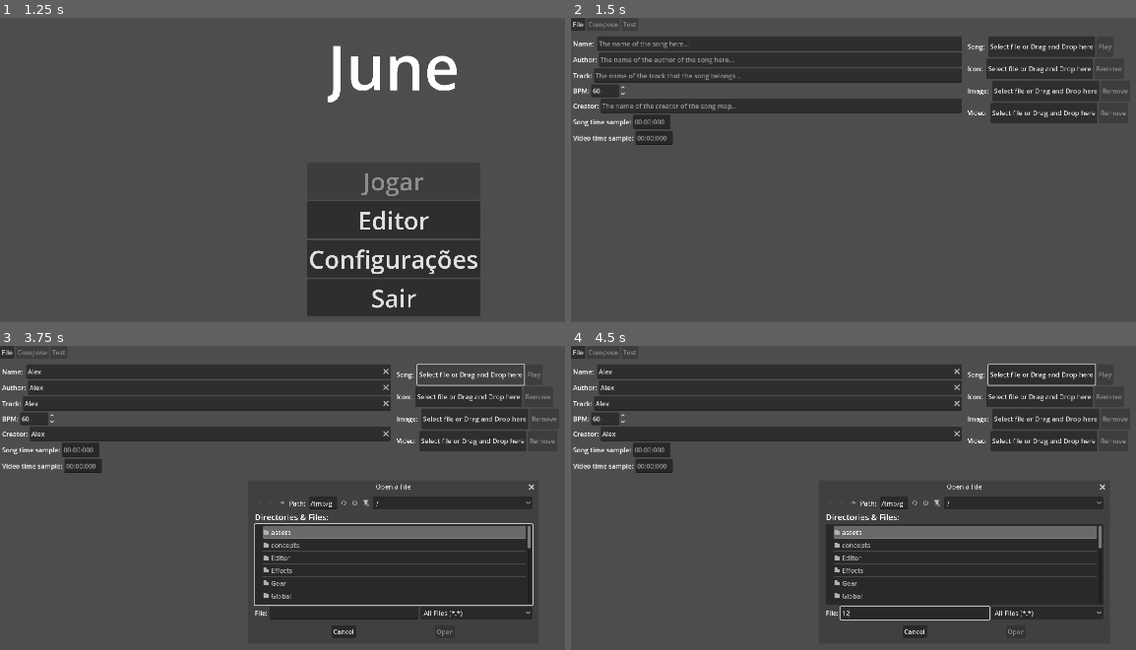
Above: before the commit, frames 1-4 (two rows, left to right).
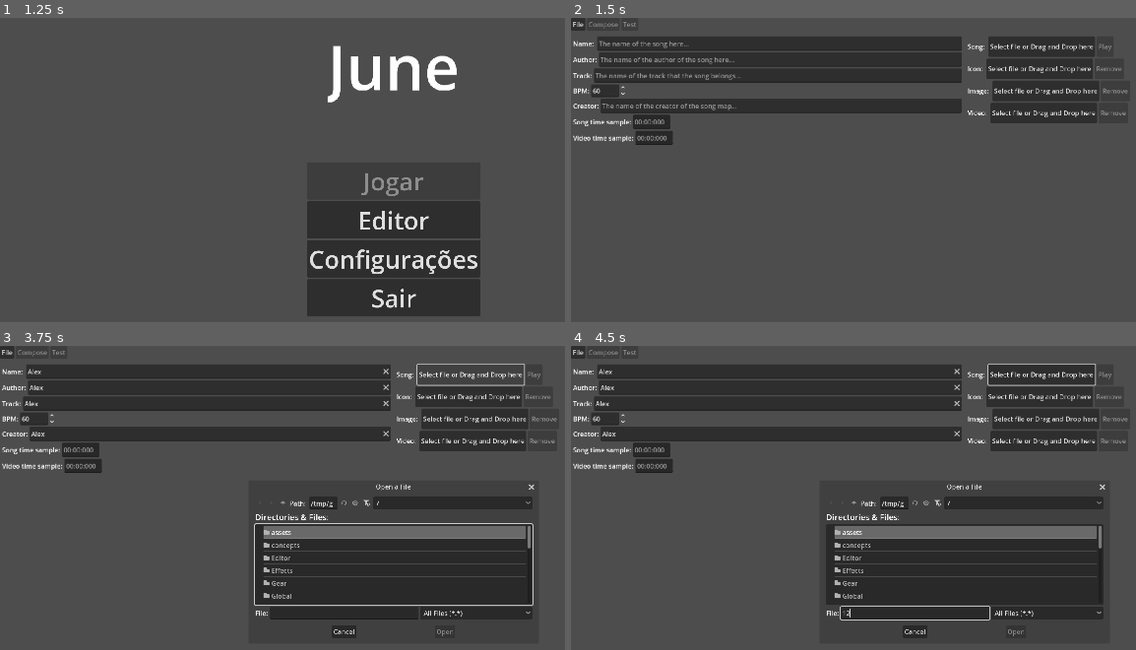
Above: after the commit, the same moments.

Repository: NothermanVEVO/June
Game: Godot game, scene res://Screens/StartScreen.tscn
Same seed, same stepped clock (60 frames per second), same inputs: the game is played once before the commit and once after it.
Inputs (mouse positions are in pixels of both pictures, inside the frame that each line leads up to):
- Up to frame 1 (1.25 s): tap Enter (ui_accept) at 0.5, 0.77 s; move the mouse to (outside the picture) at 0.52 s; hold Right (ui_right) from 0.53 s (still down); hold 1 (Decrease Speed) from 0.53 s (still down); tap 2 (Increase Speed) at 0.8 s
- Up to frame 2 (1.5 s): release Right (ui_right) at 1.25 s; release 1 (Decrease Speed) at 1.25 s; click "Editor" at 1.25 s
- Up to frame 3 (3.75 s): click (209, 370) at 2.02 s; type "Alex" at 2.1 s; click (209, 388) at 2.25 s; type "Alex" at 2.33 s; click (209, 403) at 2.48 s; type "Alex" at 2.57 s; click (209, 434) at 2.77 s; type "Alex" at 2.85 s; click "Select file or Drag and Drop …" at 3.5 s
- Up to frame 4 (4.5 s): click (915, 613) at 4.27 s; type "12" at 4.35 s

Frame 1 is identical in both runs. In frame 3, 0.5% of the frame differs, in the area x 44-68%, y 50-95%; in frame 4, 0.4%.

Commit message:
2025/09/16 - 002
- Set a limit of 100 to the undo array.
- Now it's possible to change the value of the speed value by the hotkeys and only if focused.

Bug fix:
- Solved a bug when pressing the test button, the song would start at the position of the composer and then reset.
- Solved a bug where the position of the display mouse time would be off.
- Solved a bug involving the pause screen and changing the speed value of the Gear.

Diff:
--- a/june/Editor/GameEditor.gd
+++ b/june/Editor/GameEditor.gd
@@ -46,6 +46,9 @@
 
 static var _holding_time : float = 0.0
 const _HOLDING_DELAY : float = 0.05
+
+static var _holding_speed_time : float = 0.0
+const _HOLDING_SPEED_DELAY : float = 0.30
 
 var _copied_notes : Array[Note] = []
 
@@ -194,6 +197,24 @@
 		else:
 			Song.play(Song.get_time())
 
+	if has_focus():
+		if Input.is_action_just_pressed("Decrease Speed"):
+			Gear.set_speed(clampf(Gear.get_speed() - 0.1, 1.0, 10.0))
+		elif Input.is_action_just_pressed("Increase Speed"):
+			Gear.set_speed(clampf(Gear.get_speed() + 0.1, 1.0, 10.0))
+		elif Input.is_action_pressed("Decrease Speed"):
+			_holding_speed_time += delta
+			if _holding_speed_time >= _HOLDING_SPEED_DELAY:
+				_holding_speed_time -= _HOLDING_SPEED_DELAY / 4
+				Gear.set_speed(clampf(Gear.get_speed() - 0.1, 1.0, 10.0))
+		elif Input.is_action_pressed("Increase Speed"):
+			_holding_speed_time += delta
+			if _holding_speed_time >= _HOLDING_SPEED_DELAY:
+				_holding_speed_time -= _HOLDING_SPEED_DELAY / 4
+				Gear.set_speed(clampf(Gear.get_speed() + 0.1, 1.0, 10.0))
+		elif Input.is_action_just_released("Decrease Speed") or Input.is_action_just_released("Increase Speed"):
+			_holding_speed_time = 0.0
+
 	sample_tap_note.visible = false
 	if _currently_sample_long_note:
 		_currently_sample_long_note.visible = false
@@ -215,8 +236,7 @@
 
 	_mouse_time_container.visible = true
 	var mouse_time_pos_y
-	var result = _get_limited_by_gear_local_mouse_position()
-	var mouse_pos : Vector2 = result["position"]
+	var mouse_pos : Vector2 = _get_limited_by_gear_local_mouse_position()["position"]
 	if display_on_grid:
 		mouse_time_pos_y = _get_closest_grid_time_to_mouse()
 	else:
@@ -232,7 +252,7 @@
 		if display_on_grid:
 			mouse_pos.y = NoteHolder.get_local_pos_y(_hit_zone_y - float(Note.height) / 2, - float(Note.height) / 2, mouse_time_pos_y, Song.get_time(), Song.get_time() + Gear.MAX_TIME_Y())
 		position_y = clampf(mouse_pos.y, 0.0, _hit_zone_y)
-		_mouse_time_container.position = Vector2(position_x, position_y)
+		_mouse_time_container.position = Vector2(position_x, position_y + global_position.y)
 
 func _handle_selected_item(item_text : String) -> void:
 	match item_text:
@@ -345,7 +365,6 @@
 				var distance = note_hold_idx - _last_note_holder_idx
 				if not ((leftest_note.get_idx() + distance < 0) or (leftest_note.get_idx() + distance > gear.get_type() - 1) or (
 					rightest_note.get_idx() + distance < 0) or (rightest_note.get_idx() + distance > gear.get_type() - 1)):
-
 					_had_time_difference = true
 					changed.emit()
 					for note in _selected_notes:
--- a/june/Editor/MenuBar/EditorMenuBar.gd
+++ b/june/Editor/MenuBar/EditorMenuBar.gd
@@ -20,6 +20,8 @@
 @onready var game : GameEditor = $"../Middle/Game/Game"
 
 static var _saved_song_maps : Array[SongMap] = []
+
+const MAX_SIZE_ARRAY : int = 100
 
 static var _undo_song_maps : Array[SongMap] = []
 static var _redo_song_maps : Array[SongMap] = []
@@ -91,6 +93,8 @@
 	Editor.changed_editor()
 	#print(to_resource().get_dictionary())
 	var song_map := to_resource()
+	if _undo_song_maps.size() >= MAX_SIZE_ARRAY:
+		_undo_song_maps.pop_front()
 	_undo_song_maps.append(song_map)
 
 	undo.disabled = false
--- a/june/Gear/Note Holder/NoteHolder.gd
+++ b/june/Gear/Note Holder/NoteHolder.gd
@@ -107,7 +107,7 @@
 func display_notes(time : float) -> void:
 	var note_size_time = get_time_pos_y(float(Note.height) / 2, Gear.get_max_size_y() + float(Note.height) / 2, float(Note.height) + float(Note.height) / 2, 0, Gear.MAX_TIME_Y())
 
-	var notes := get_notes(time - note_size_time, time + Gear.MAX_TIME_Y() + note_size_time / 2)
+	var notes := get_notes(time - note_size_time, time + Gear.MAX_TIME_Y() + note_size_time)
 
 	for note in _last_visible_notes:
 		if not note in notes:
@@ -372,7 +372,7 @@
 	#draw_rect(Rect2(pos_x, pos_y, width, rect_size_y), Color.BLUE)
 	draw_line(Vector2(pos_x, pos.y), Vector2(pos_x, pos.y - Gear.get_max_size_y() - float(Note.height) / 2), Color.WHITE, 1, true)
 	draw_line(Vector2(pos_x + width, pos.y), Vector2(pos_x + width, pos.y - Gear.get_max_size_y() - float(Note.height) / 2), Color.WHITE, 1, true)
-	draw_line(pos - Vector2(width / 2, 0), pos + Vector2(width / 2, 0), Color.YELLOW, 4)
+	draw_line(pos - Vector2(width / 2, 0), pos + Vector2(width / 2, 0), Color.YELLOW, 10)
 	#draw_circle(pos, 5, Color.YELLOW)
 	#draw_circle(Vector2(pos.x, pos.y - max_note_distance),
 		#5, Color.RED)
--- a/june/Music Player/MusicPlayer.gd
+++ b/june/Music Player/MusicPlayer.gd
@@ -66,21 +66,22 @@
 	elif Input.is_action_just_pressed("Restart"):
 		_holding_time = 0.0
 		restart()
-	elif Input.is_action_just_pressed("Decrease Speed"):
-		Gear.set_speed(clampf(Gear.get_speed() - 0.1, 1.0, 10.0))
-	elif Input.is_action_just_pressed("Increase Speed"):
-		Gear.set_speed(clampf(Gear.get_speed() + 0.1, 1.0, 10.0))
-	elif Input.is_action_pressed("Decrease Speed") and not _pause_screen.visible:
-		_holding_time += delta
-		if _holding_time >= _HOLDING_DELAY:
-			_holding_time -= _HOLDING_DELAY / 4
+	if not _pause_screen.visible:
+		if Input.is_action_just_pressed("Decrease Speed"):
 			Gear.set_speed(clampf(Gear.get_speed() - 0.1, 1.0, 10.0))
-	elif Input.is_action_pressed("Increase Speed"):
-		_holding_time += delta
-		if _holding_time >= _HOLDING_DELAY:
-			_holding_time -= _HOLDING_DELAY / 4
+		elif Input.is_action_just_pressed("Increase Speed"):
 			Gear.set_speed(clampf(Gear.get_speed() + 0.1, 1.0, 10.0))
-	elif Input.is_action_just_released("Decrease Speed") or Input.is_action_just_released("Increase Speed"):
+		elif Input.is_action_pressed("Decrease Speed") and not _pause_screen.visible:
+			_holding_time += delta
+			if _holding_time >= _HOLDING_DELAY:
+				_holding_time -= _HOLDING_DELAY / 4
+				Gear.set_speed(clampf(Gear.get_speed() - 0.1, 1.0, 10.0))
+		elif Input.is_action_pressed("Increase Speed"):
+			_holding_time += delta
+			if _holding_time >= _HOLDING_DELAY:
+				_holding_time -= _HOLDING_DELAY / 4
+				Gear.set_speed(clampf(Gear.get_speed() + 0.1, 1.0, 10.0))
+	if Input.is_action_just_released("Decrease Speed") or Input.is_action_just_released("Increase Speed"):
 		_holding_time = 0.0
 
 func _process(_delta: float) -> void:
@@ -129,8 +130,9 @@
 func load_by_vars(gear_type : Gear.Type, song_map : SongMap, song, video_stream = null, texture = null) -> void:
 	_gear_type = gear_type
 	_song_map = song_map
+	Song.set_song(song)
+	Song.set_time(0.0)
 	_create_gear()
-	Song.set_song(song)
 	if Global.get_settings_dictionary()["video"]:
 		video.stream = video_stream
 	if not video.stream:
@@ -138,6 +140,7 @@
 
 func _load_song_map() -> void:
 	if not _song_map or _song_map.gear_type != _gear_type:
+		print("deu merda")
 		return
 	for note in _song_map.notes:
 		_gear.add_note_at(note.idx, note.to_note(Gear.Mode.PLAYER))
--- a/june/project.godot
+++ b/june/project.godot
@@ -12,7 +12,7 @@
 
 config/name="June"
 config/description="Um jogo de ritmo onde você pode criar seu próprio mapa musical."
-config/version="BETA 1.0.0"
+config/version="BETA 1.1.0"
 config/tags=PackedStringArray("rythm")
 run/main_scene="uid://drjxg7k7qdwwx"
 config/use_custom_user_dir=true
